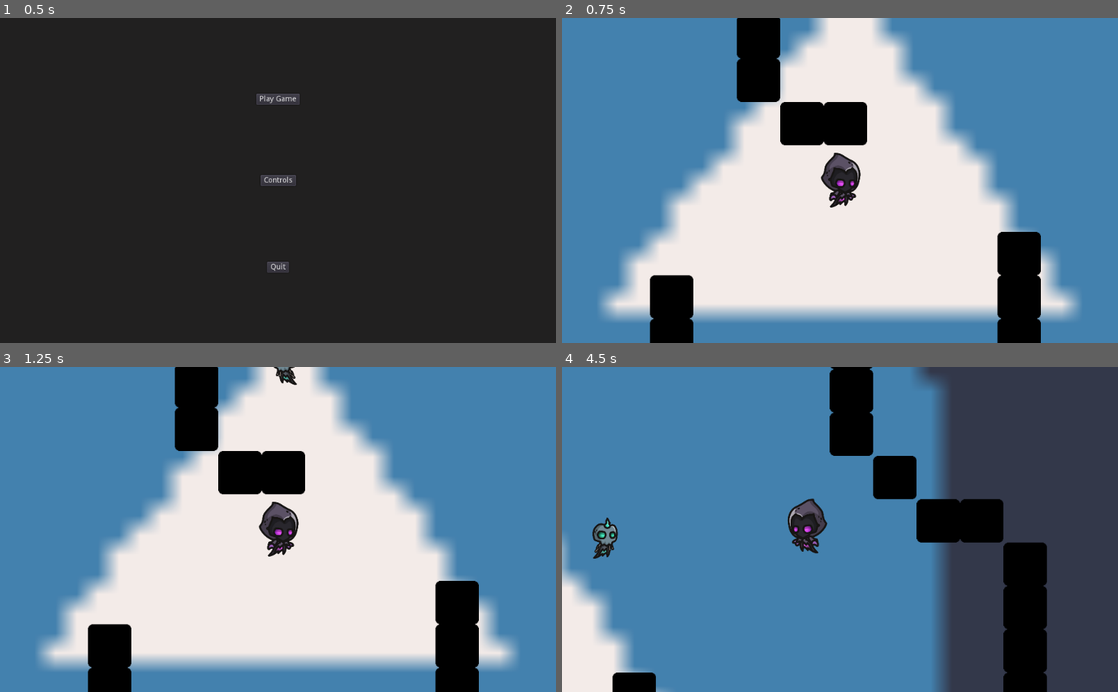
Above: before the commit, frames 1-4 (two rows, left to right).
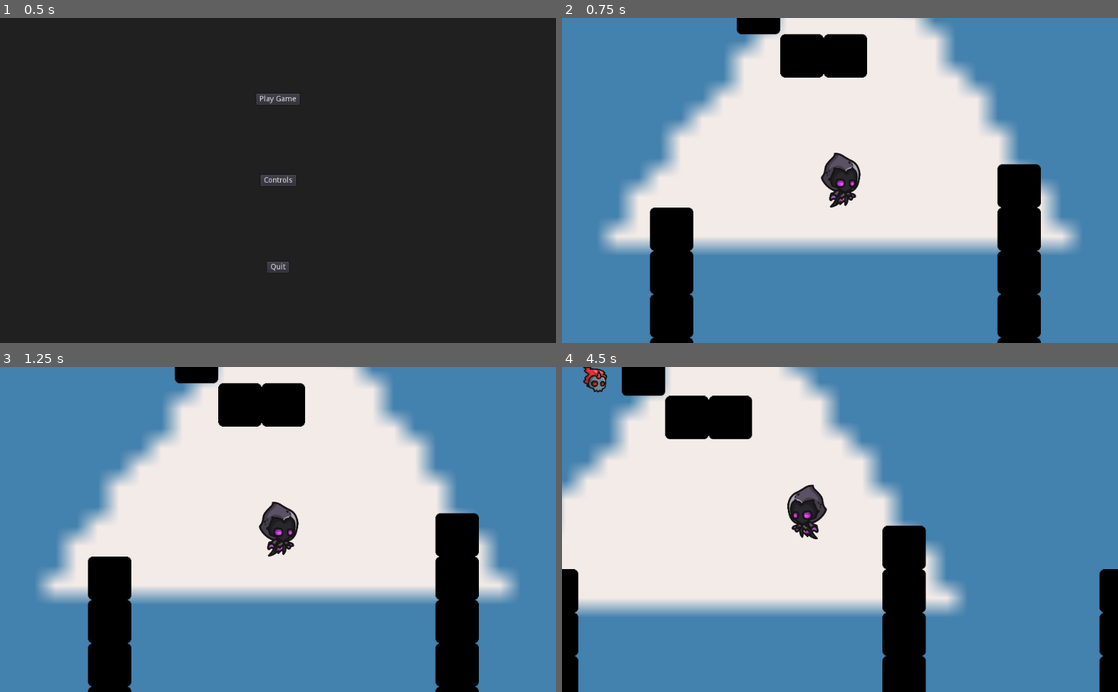
Above: after the commit, the same moments.

Repository: danielmfr/Trabalho_Final-Prog_para_Jogos
Game: Godot game, scene res://Scenes/levels/MainMenu.tscn
Same seed, same stepped clock (60 frames per second), same inputs: the game is played once before the commit and once after it. The engine's default icon, where the game draws it, is replaced by a stand-in: a white triangle on a blue panel in a dark square.
Inputs (mouse positions are in pixels of both pictures, inside the frame that each line leads up to):
- Up to frame 1 (0.5 s): no input
- Up to frame 2 (0.75 s): click "Play Game" at 0.5 s
- Up to frame 3 (1.25 s): no input
- Up to frame 4 (4.5 s): move the mouse to (962, 513) at 1.27 s; press the mouse at (962, 513) at 1.28 s; hold D (right) 1.28-2.03 s; move the mouse to (728, 545) at 2.02 s; release the mouse at (728, 545) at 2.03 s; hold S (down) 2.03-2.78 s; click (728, 545) at 2.1 s; move the mouse to (895, 458) at 2.77 s; press the mouse at (895, 458) at 2.78 s; hold D (right) 2.78-3.53 s; move the mouse to (812, 594) at 3.52 s; release the mouse at (812, 594) at 3.53 s; hold W (up) 3.53-4.28 s; click (812, 594) at 3.6 s; move the mouse to (1006, 578) at 4.27 s; press the mouse at (1006, 578) at 4.28 s; hold A (left) from 4.28 s (still down)

Frame 1 is identical in both runs. In frame 2, 39% of the frame differs, in the area x 6-94%, y 0-100%; in frame 3, 39%; in frame 4, 82%, in the area x 0-100%, y 0-100%.

Commit message:
Spawn de inimigos

Diff:
--- a/Scenes/characters/Enemies/Boss.tscn
+++ b/Scenes/characters/Enemies/Boss.tscn
@@ -54,7 +54,7 @@
 [node name="CollisionShape2D" type="CollisionShape2D" parent="Area_Close"]
 shape = SubResource( 2 )
 
-[node name="Death_Area" type="Area2D" parent="."]
+[node name="Death_Area" type="Area2D" parent="." groups=["enemy"]]
 
 [node name="CollisionShape2D" type="CollisionShape2D" parent="Death_Area" groups=["enemy"]]
 shape = SubResource( 3 )
--- a/Scenes/levels/Phase1.tscn
+++ b/Scenes/levels/Phase1.tscn
@@ -1,7 +1,6 @@
-[gd_scene load_steps=7 format=2]
+[gd_scene load_steps=6 format=2]
 
 [ext_resource path="res://Scenes/characters/Player.tscn" type="PackedScene" id=1]
-[ext_resource path="res://Scenes/characters/Enemies/Enemy.tscn" type="PackedScene" id=2]
 [ext_resource path="res://Scenes/characters/Enemies/Boss.tscn" type="PackedScene" id=3]
 [ext_resource path="res://icon.png" type="Texture" id=4]
 [ext_resource path="res://wall.tres" type="TileSet" id=5]
@@ -9,22 +8,26 @@
 [sub_resource type="GDScript" id=1]
 script/source = "extends Node2D
 
+var inimigo_1 = preload(\"res://Scenes/characters/Enemy.tscn\")
+
 #garantir que o tiro só va existir quando existir o jogador
 func _ready():
 	Global.criacao_no_pai = self
 
 func _exit_tree():
 	Global.criacao_no_pai = null
+
+
+func _on_timer_spawn_inimigo_timeout():
+	var posicao_inimigo = Vector2(60,50)
+	Global.instance_node(inimigo_1, posicao_inimigo, self)
 "
 
 [node name="Fase" type="Node2D"]
 script = SubResource( 1 )
 
 [node name="Player" parent="." instance=ExtResource( 1 )]
-position = Vector2( 600, 500 )
-
-[node name="Enemy" parent="." instance=ExtResource( 2 )]
-position = Vector2( 150, 50 )
+position = Vector2( 600, 600 )
 
 [node name="Sprite" type="Sprite" parent="."]
 modulate = Color( 0.968627, 0.937255, 0.937255, 1 )
@@ -40,4 +43,9 @@
 tile_data = PoolIntArray( -4, 0, 0, -3, 0, 0, -2, 0, 0, -1, 0, 0, -65536, 0, 0, -65535, 0, 0, -65534, 0, 0, -65533, 0,  …(1602 unchanged characters)…
 
 [node name="Boss" parent="." instance=ExtResource( 3 )]
-position = Vector2( 615, 188 )
+position = Vector2( 1001, 1203 )
+
+[node name="timer_spawn_inimigo" type="Timer" parent="."]
+autostart = true
+
+[connection signal="timeout" from="timer_spawn_inimigo" to="." method="_on_timer_spawn_inimigo_timeout"]
